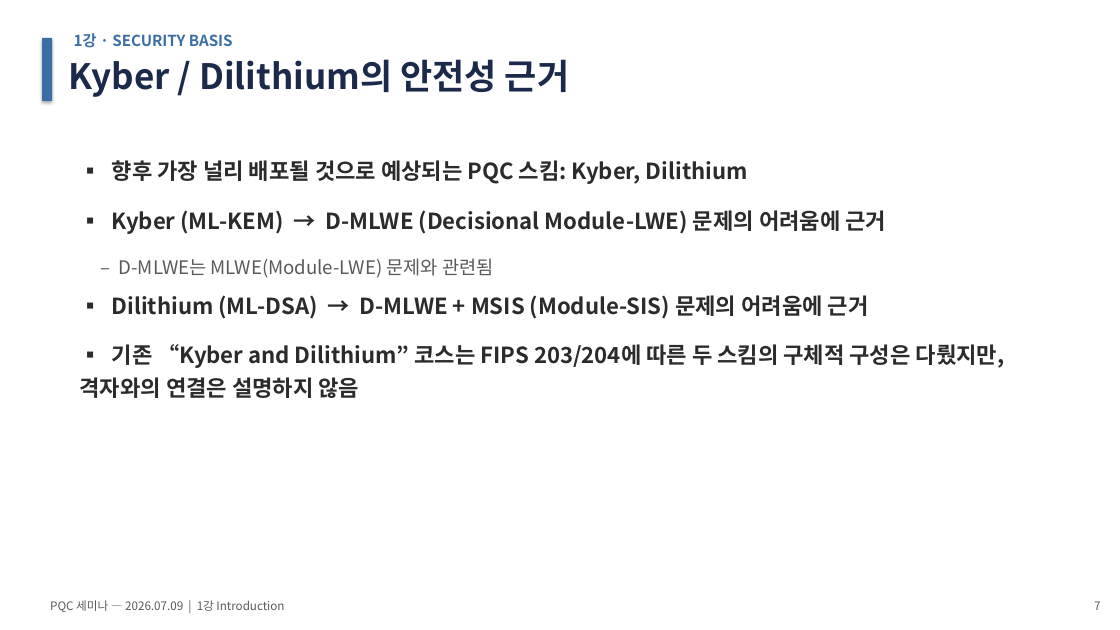
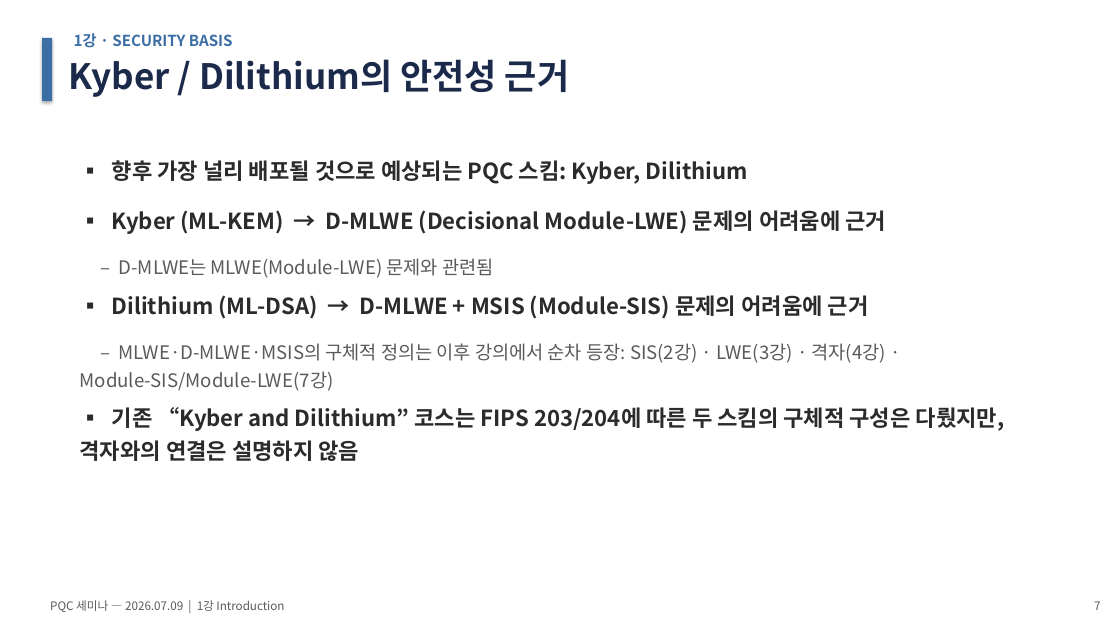
Before and after one commit to giyuubin/PQC, a slide deck: slide 7 of presentation/0709_세미나_발표자료_초안.pptx. Drawn at 1120x630 pixels with LibreOffice and Linux fonts; fonts in the diff are those of the drawing. Boxes give left, top, right and bottom in pixels: in the first picture for what was removed or moved away, otherwise in the second. Text is boxed around its words. In the diff, an @@ line names an element or a change of style, - is before the commit and + after.

Commit message:
1강 Introduction 발표자료 업데이트: 안전성 근거 슬라이드에 정의 등장 시점 추가, 커리큘럼 다이어그램에서 SIS/LWE 박스 병합

```diff
--- a/presentation/0709_세미나_발표자료_초안.pptx
+++ b/presentation/0709_세미나_발표자료_초안.pptx
@@ text at [80,343,886,391]: paragraph added @@
+– MLWE·D-MLWE·MSIS의 구체적 정의는 이후 강의에서 순차 등장: SIS(2강) · LWE(3강) · 격자(4강) · Module-SIS/Module-LWE(7강)
```
Also in this commit, not shown: 1 other slide changed, 1 other file.
